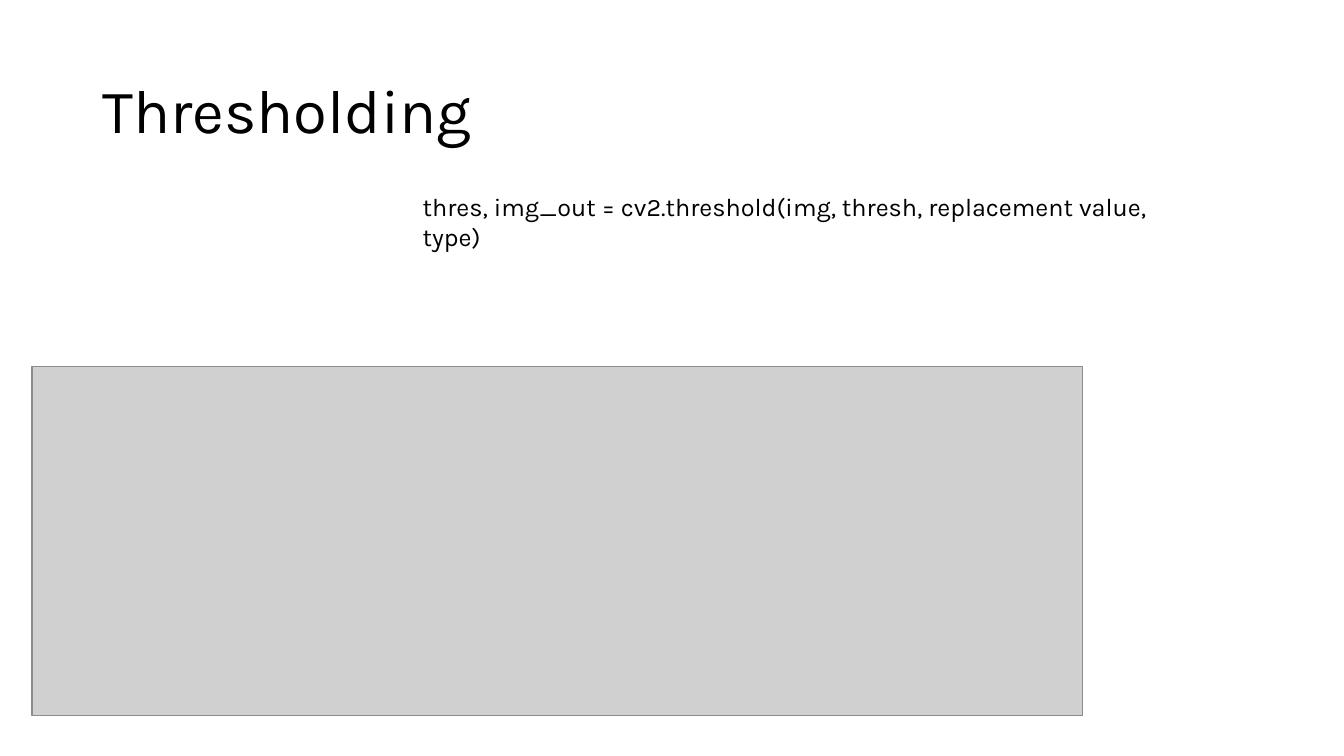
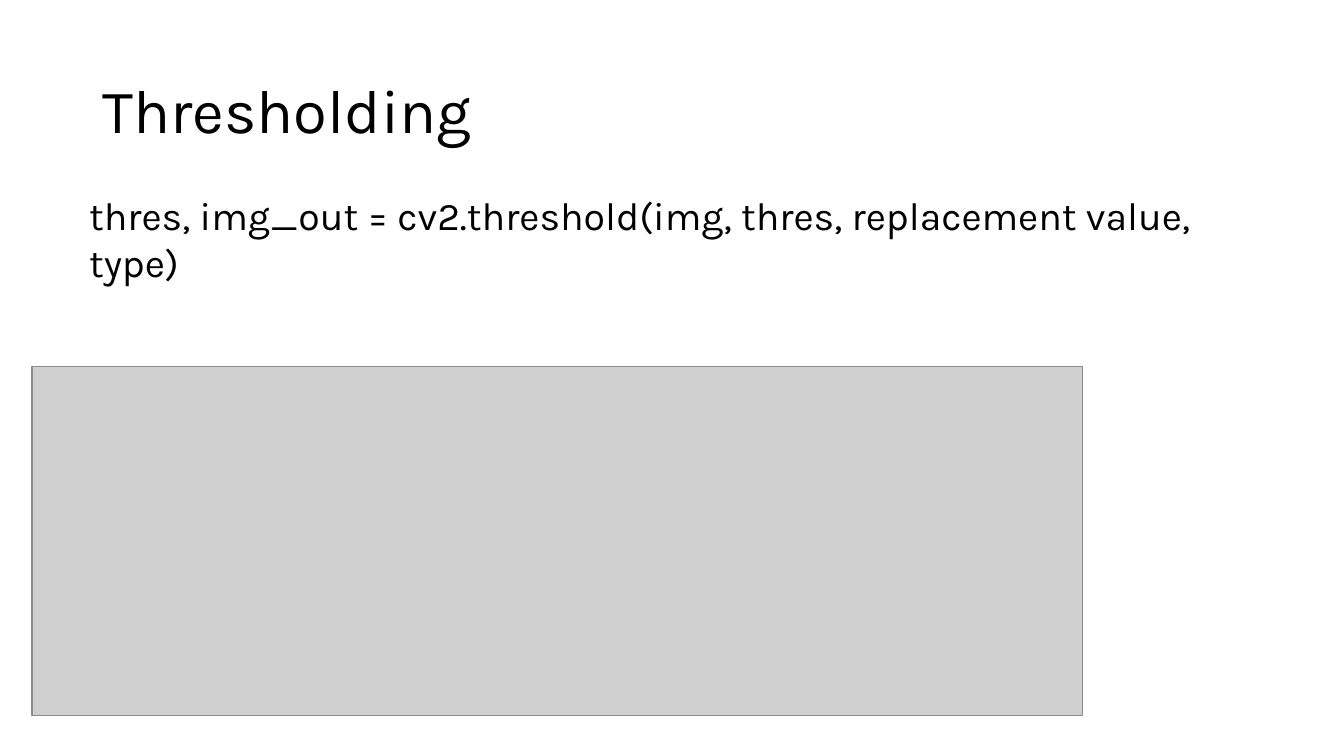
Before and after one commit to SSOE-ECE1390/LecturePowerPoints, a slide deck: slide 21 of ECE1390_Lecture2.pptx (slide 18 before the commit). Drawn at 1344x756 pixels with LibreOffice and Linux fonts; fonts in the diff are those of the drawing; grey boxes stand for pictures. Boxes give left, top, right and bottom in pixels: in the first picture for what was removed or moved away, otherwise in the second. Text is boxed around its words. In the diff, an @@ line names an element or a change of style, - is before the commit and + after.

```diff
--- a/ECE1390_Lecture2.pptx
+++ b/ECE1390_Lecture2.pptx
@@ text at box(89, 201, 1190, 240): text changed; size 18 to 28 pt @@
-thres, img_out = cv2.threshold(img, thresh, replacement value, type)
+thres, img_out = cv2.threshold(img, thres, replacement value, type)
```
Also in this commit, not shown: 14 other slides changed, 4 slides added, 2 other files.
